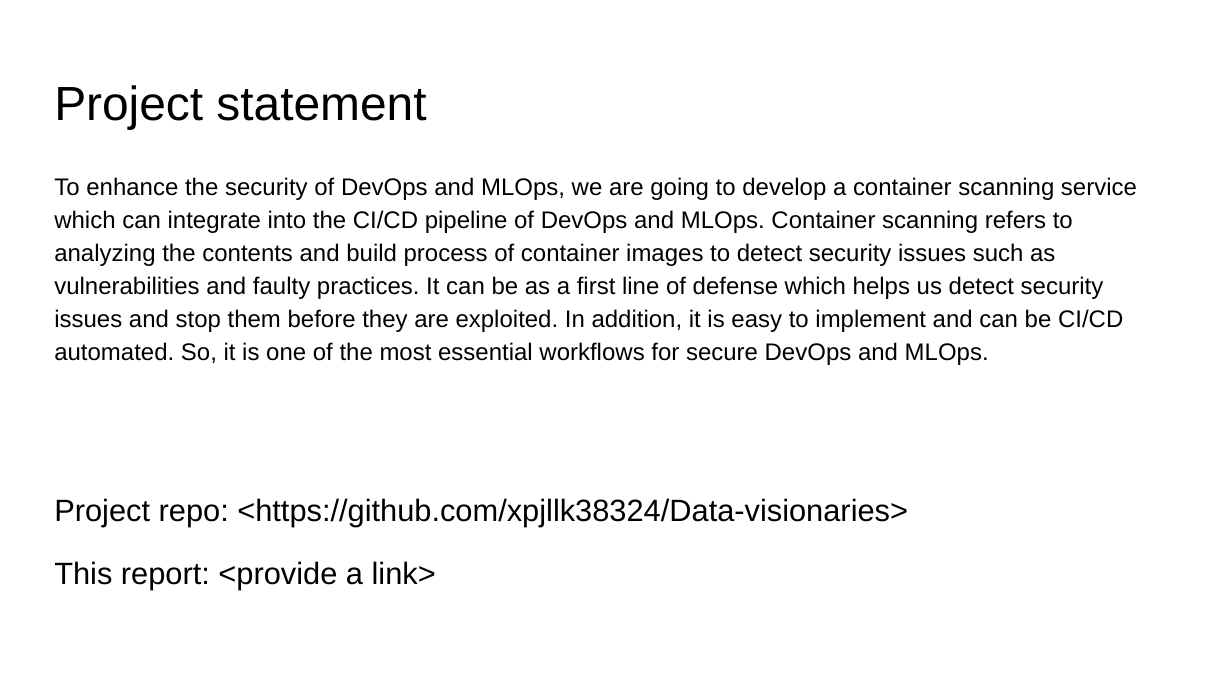
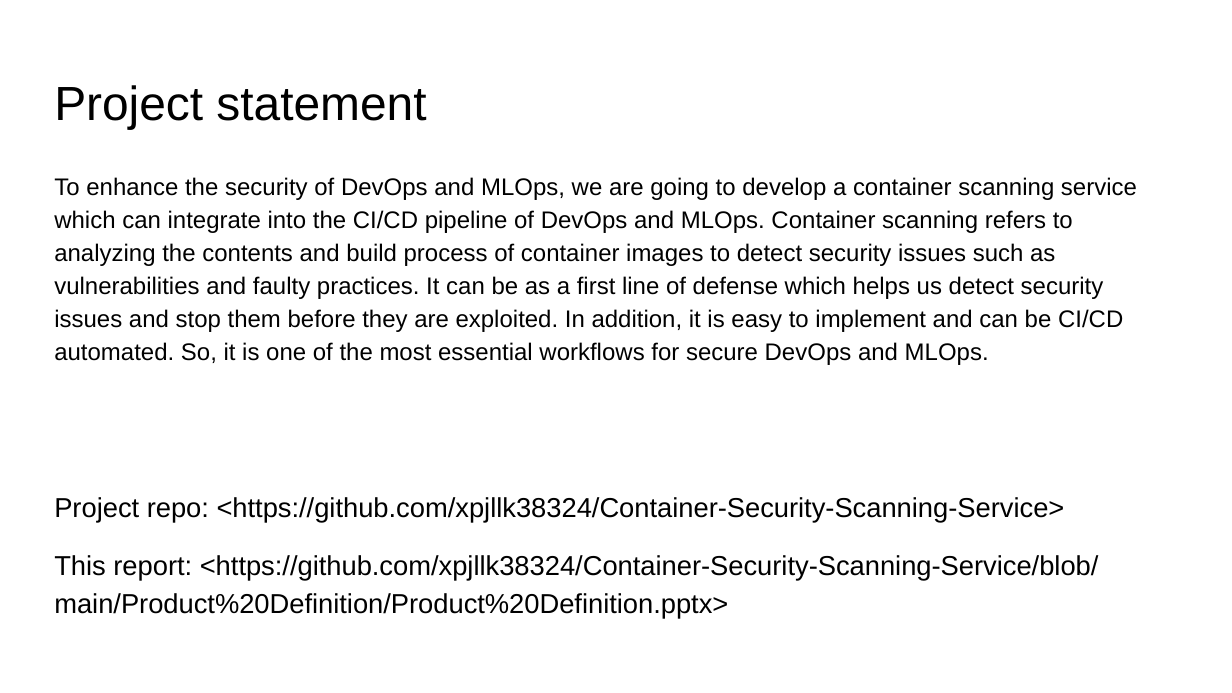
Before and after one commit to xpjllk38324/Container-Security-Scanning-Service, a slide deck: slide 2 of Product Definition/Product definition.pptx. Drawn at 1232x693 pixels with LibreOffice and Linux fonts; fonts in the diff are those of the drawing. Boxes give left, top, right and bottom in pixels: in the first picture for what was removed or moved away, otherwise in the second. Text is boxed around its words. In the diff, an @@ line names an element or a change of style, - is before the commit and + after.

Commit message:
Updated the Product Definition

```diff
--- a/Product Definition/Product definition.pptx
+++ b/Product Definition/Product definition.pptx
@@ text at bbox=[54, 497, 1099, 619]: text changed; size 18 to 16 pt @@
-Project repo: <https://github.com/xpjllk38324/Data-visionaries>
-This report: <provide a link>
+Project repo: <https://github.com/xpjllk38324/Container-Security-Scanning-Service>
+This report: <https://github.com/xpjllk38324/Container-Security-Scanning-Service/blob/main/Product%20Definition/Product%20Definition.pptx>
```
Also in this commit, not shown: 1 other file.
